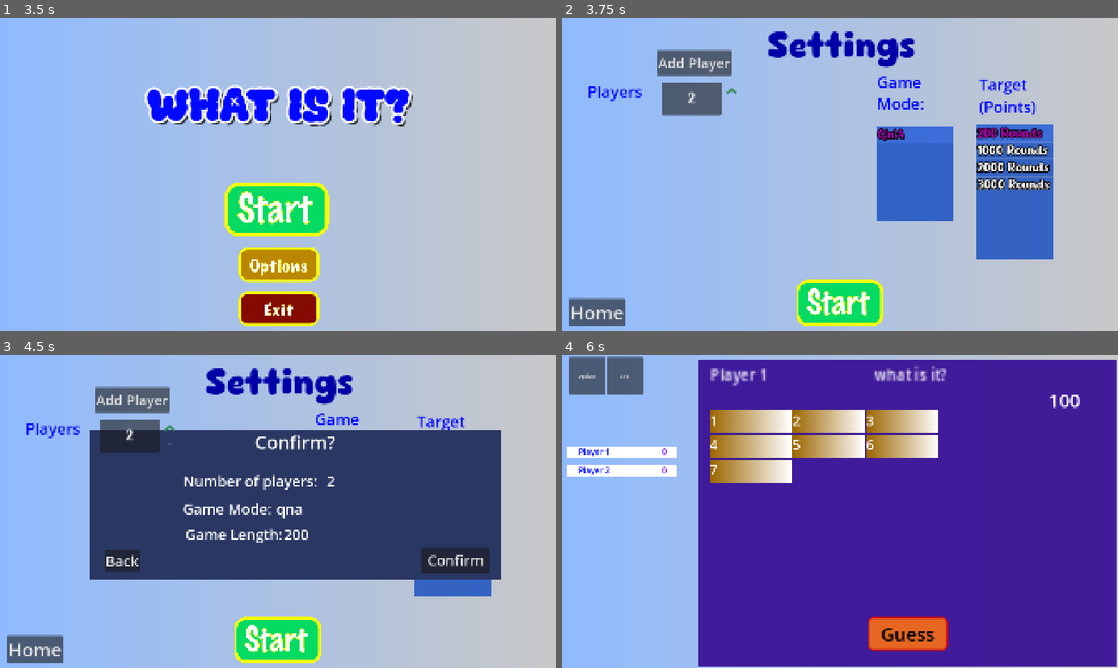
Above: before the commit, frames 1-4 (two rows, left to right).
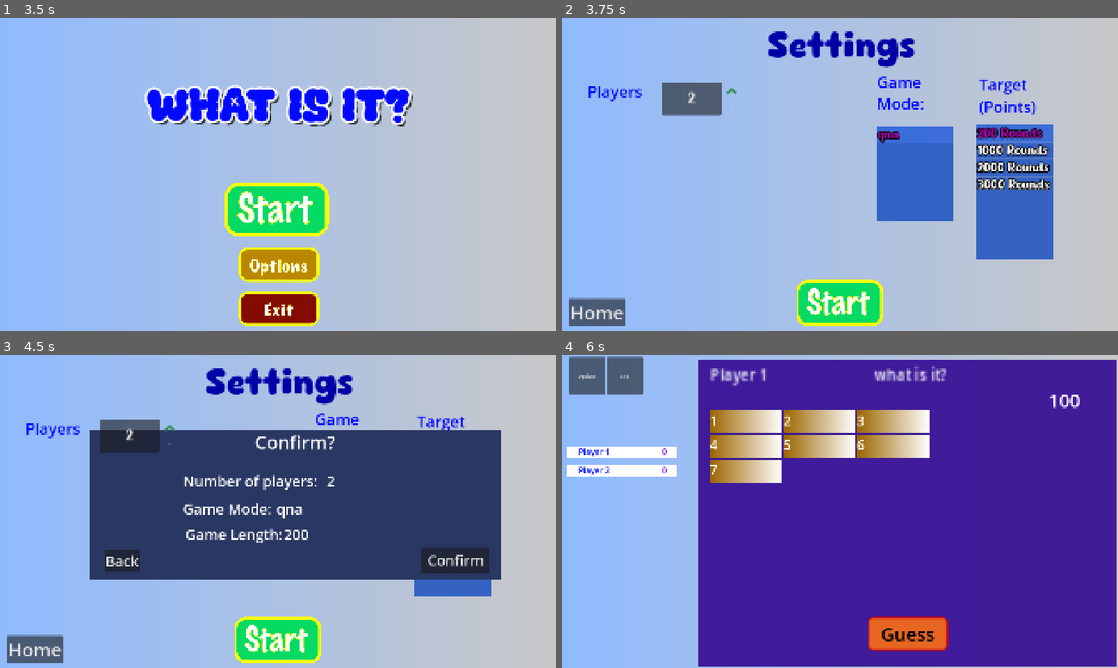
Above: after the commit, the same moments.

Repository: nerraf-dev/nutcase-knockoff
Game: Godot game, scene res://scenes/screens/main.tscn
Two runs of this game, one before a commit and one after it. Both use one fixed random seed, a clock stepped at 60 frames per second and the inputs below.
Inputs (mouse positions are in pixels of both pictures, inside the frame that each line leads up to):
- Up to frame 1 (3.5 s): tap Enter at 0.5, 2 s; move the mouse to (400, 158) at 0.52 s; click (400, 158) at 0.67 s; tap Space at 0.77, 1.25, 1.52, 2.75, 3.02 s; move the mouse to (166, 190) at 1.27 s; click (166, 190) at 1.42 s; move the mouse to (333, 105) at 2.02 s; click (333, 105) at 2.17 s; move the mouse to (250, 237) at 2.77 s; click (250, 237) at 2.92 s
- Up to frame 2 (3.75 s): click (840, 208) at 3.5 s
- Up to frame 3 (4.5 s): click (278, 639) at 4.25 s
- Up to frame 4 (6 s): click (840, 639) at 5 s; click "Confirm" at 5.75 s

Frame 1 is identical in both runs. In frame 2, 1.3% of the frame differs, in the area x 17-62%, y 10-40%; in frame 3, 1.2%; in frame 4, 4.7%, in the area x 37-68%, y 17-41%.

Commit message:
Refactor QnA scene and game board integration; update signal handling and question management for improved gameplay flow

Diff:
--- a/nutcase-knockoff/scenes/components/rounds/qna.gd
+++ b/nutcase-knockoff/scenes/components/rounds/qna.gd
@@ -1,6 +1,6 @@
 extends Control
 
-signal answer_correct(player: Player, points: int)
+signal round_result(player: Player, is_correct: bool, points: int)
 
 const SliderScene = preload("res://scenes/components/Slider.tscn")
 const QuestionLoaderResource = preload("res://scripts/logic/QuestionLoader.gd")
@@ -27,49 +27,53 @@
 func _ready() -> void:
 	print("QnA scene ready")
 	guess_btn.pressed.connect(_on_guess_btn_pressed)
-	# Load questions from JSON
-	all_questions = QuestionLoaderResource.load_questions_from_file("res://data/questions.json")
 
-	#  Get first player
-	var up_next = PlayerManager.get_current_player().name
-	print("First player up: %s" % up_next)
-	print("Welcome players: %s" % str(PlayerManager.players))
-	current_player_label.text = up_next
+	var current_player = PlayerManager.get_current_player()
+	if current_player:
+		current_player_label.text = current_player.name
+	else:
+		push_error("No current player available!")
+		return
 
-	# Get a random question and spawn it
-	spawn_question()
+	# Get first question from GameManager
+	var first_question = GameManager.get_next_question()
+	if first_question:
+		start_new_question(first_question)
+	else:
+		push_error("No questions available!")
 
+func start_new_question(question: Question) -> void:
+	# Clear old sliders
+	for child in grid.get_children():
+		child.queue_free()
 
+	# Set new question
+	current_question = question
+	print("Starting new question: %s" % question.question_text)
+	print("Answer is: %s" % question.answer)
 
-
-func spawn_question() -> void:
-	var random_question = QuestionLoaderResource.get_random_question(all_questions)
-	if random_question:
-		current_question = random_question
-		update_pot_display()
-	else:
-		push_error("No questions loaded!")
-	print("Spawning question: %s" % current_question.question_text)
-	print("Answer is: %s" % current_question.answer)
-	var words = current_question.question_text.split(" ")
-
-	# Calculate pot based on difficulty
-	var difficulty_mult = DIFFICULTY_MULTIPLIERS.get(current_question.difficulty, 1.0)
+	# Recalculate pot and spawn sliders
+	var words = question.question_text.split(" ")
+	var difficulty_mult = DIFFICULTY_MULTIPLIERS.get(question.difficulty, 1.0)
 	current_prize = BASE_POT * difficulty_mult
-	# Reserve minimum pot (e.g., 10% of starting pot)
 	minimum_prize = current_prize * MINIMUM_POT_PERCENT
-	# Divide only the reducible portion among words
 	var reducible_prize = current_prize - minimum_prize
 	prize_per_word = reducible_prize / words.size()
-	print("Difficulty: %s | Starting pot: %d | Minimum guaranteed: %d" % [current_question.difficulty, int(current_prize), int(minimum_prize)])
-	# Spawns a slider for each word in the `words` array, adds it to the grid, and connects its click signal.
-	# Each slider is given a minimum size and is numbered (1-indexed) when set up.
+
+	update_pot_display()
+
+	var current_player = PlayerManager.get_current_player()
+	if current_player:
+		current_player_label.text = current_player.name
+
+	print("Difficulty: %s | Starting pot: %d | Minimum guaranteed: %d" % [question.difficulty, int(current_prize), int(minimum_prize)])
+
 	for i in range(words.size()):
 		var s = SliderScene.instantiate()
-		s.custom_minimum_size = Vector2(250, 80)  # Match the size from the scene
+		s.custom_minimum_size = Vector2(250, 80)
 		grid.columns = 3
 		grid.add_child(s)
-		s.set_word(words[i], i + 1)  # Pass word and number (1-indexed)
+		s.set_word(words[i], i + 1)
 		s.clicked.connect(_on_slider_clicked)
 
 # Handles the event when the slider is clicked.
@@ -77,17 +81,21 @@
 # Ensures the current pot does not go below zero.
 # Updates the pot display and prints the new pot value to the output.
 func _on_slider_clicked():
-	# TODO: Uncomment and reappluy reducing prize if needed
+	# TODO: Uncomment and reapply reducing prize if needed
 	# current_prize -= prize_per_word
 	# if current_prize < minimum_prize:
 	# 	current_prize = minimum_prize
 	# update_pot_display()
-	print("Word revealed! Pot now: %d (min: %d)" % [int(current_prize), int(minimum_prize)])
-	# Next player
+
+	print("Word revealed! Pot now: %d" % int(current_prize))
+
+	# Advance to next player
 	PlayerManager.next_turn()
-	print("Next turn: %s" % PlayerManager.get_current_player().name)
-	# print("First child of player_list: %s" % current_player_label.text)
-	current_player_label.text = PlayerManager.get_current_player().name
+
+	var next_player = PlayerManager.get_current_player()
+	if next_player:
+		print("Next turn: %s" % next_player.name)
+		current_player_label.text = next_player.name
 
 # Update the score on the screen
 func update_pot_display():
@@ -103,18 +111,19 @@
 
 func _on_answer_submitted(answer_text: String) -> void:
 	print("Player submitted answer: %s" % answer_text)
-	# Here you would check the answer and award points if correct
-	if answer_text.strip_edges().to_lower() == current_question.answer.strip_edges().to_lower():
+	var current_player = PlayerManager.get_current_player()
+	if not current_player:
+		print("No current player to award points to.")
+		return
+
+	var is_correct = answer_text.strip_edges().to_lower() == current_question.answer.strip_edges().to_lower()
+
+	if is_correct:
 		print("CORRECT ANSWER!")
-		# Award points to current player
-		var current_player = PlayerManager.get_current_player()
-		if current_player:
-			# PlayerManager.award_points(current_player, int(current_prize))
-			answer_correct.emit(current_player, int(current_prize))
-		else:
-			print("No current player to award points to.")
+		round_result.emit(current_player, true, int(current_prize))
 	else:
 		print("WRONG ANSWER. The correct answer was: %s" % current_question.answer)
+		round_result.emit(current_player, false, int(current_prize))
 
 func _on_answer_cancelled() -> void:
 	print("Player cancelled the answer submission.")
--- a/nutcase-knockoff/scenes/screens/game_board.gd
+++ b/nutcase-knockoff/scenes/screens/game_board.gd
@@ -20,14 +20,12 @@
 	# Add other round types here as needed
 }
 
-
+var qna_instance = null
 
 func _ready() -> void:
-
 	print("Game Board scene ready")
 	_setup_players_hud()
 	_setup_round_area()
-
 
 func  _setup_players_hud() -> void:
 	if players_container.get_child_count() > 0:
@@ -46,34 +44,51 @@
 		return
 	var round_scene = load(round_scene_path)
 	if round_scene:
-		var round_instance = round_scene.instantiate()
-		round_area.add_child(round_instance)
-		round_instance.connect("answer_correct", Callable(self, "_on_answer_correct"))
+		qna_instance = round_scene.instantiate()
+		round_area.add_child(qna_instance)
+		qna_instance.connect("round_result", Callable(self, "_on_round_result"))
 	else:
 		push_error("Failed to load round scene at path: %s" % round_scene_path)
 
-func _on_answer_correct(player: Player, points: int) -> void:
-	print("main: Player %s answered correctly and scored %d points!" % [player.name, points])
-	# Award points via PlayerManager
-	PlayerManager.award_points(player, points)
-	# update player badges
+func _on_round_result(player: Player, is_correct: bool, prize: int) -> void:
+	if is_correct:
+		print("Player %s answered correctly!" % player.name)
+		PlayerManager.award_points(player, prize)
+	else:
+		print("Player %s answered incorrectly!" % player.name)
+		var penalty = int(player.score * 0.5)  # Half their current score
+		PlayerManager.award_points(player, -penalty)  # Negative points
 
-	# Check for a winner
-	var winners = GameManager.game.check_winners()
-	if winners.size() > 0:
-		print("We have a winner!")
-		# For simplicity, take the first winner
-		var winner = winners[0]
-		GameManager.game_ended.emit(winner)
-		round_area.set_process_input(false)  # Disable further input
+	_update_all_badges()
+
+	var winners = GameManager.check_for_winner()
+	if winners.is_empty():
+		print("No winner yet, continuing to next round.")
+		# TODO: Show round summary overlay
+		await get_tree().create_timer(1.0).timeout  # Placeholder delay
+		_start_next_round()
 	else:
-		# Answer is correct but score not meeting target:
-		print("No winner yet, continuing game.")
-		# board needs a reset
+		print("We have a winner: %s!" % winners[0].name)
+		GameManager.game_ended.emit(winners[0])
+		round_area.set_process_input(false)
 
-	# Start end of round!
-	# - Update the player list to reflect new scores.
-	#
+func _update_all_badges() -> void:
+	var badges = players_container.get_children()
+	var current_player = PlayerManager.get_current_player()
+	for i in range(badges.size()):
+		if i < PlayerManager.players.size():
+			var player = PlayerManager.players[i]
+			badges[i].update_score(player.score)
+			badges[i].set_current_player(player == current_player)
+
+func _start_next_round() -> void:
+	var next_question = GameManager.get_next_question()
+	if next_question:
+		PlayerManager.unfreeze_all_players()
+		GameManager.game.current_round += 1
+		qna_instance.start_new_question(next_question)
+	else:
+		print("No more questions available!")
 
 # Signal handlers for buttons
 func _on_options_btn_pressed() -> void:
--- a/nutcase-knockoff/scenes/screens/game_init.gd
+++ b/nutcase-knockoff/scenes/screens/game_init.gd
@@ -32,7 +32,7 @@
 }
 
 # populate game modes and lengths
-const GAME_MODES = ["Q'n'A"]
+const GAME_MODES = ["qna"]
 const GAME_TARGETS = [200, 1000, 2000, 3000]  # winning score thresholds
 
 # Main Functions
--- a/nutcase-knockoff/scenes/screens/game_init.tscn
+++ b/nutcase-knockoff/scenes/screens/game_init.tscn
@@ -84,6 +84,7 @@
 layout_mode = 2
 
 [node name="AddPlayerButton" type="Button" parent="PlayersContainer"]
+visible = false
 layout_mode = 0
 offset_left = 328.0
 offset_top = 112.0
--- a/nutcase-knockoff/scripts/autoload/GameManager.gd
+++ b/nutcase-knockoff/scripts/autoload/GameManager.gd
@@ -21,6 +21,8 @@
 signal game_ended(winner: Player)
 
 var game: Game = null
+var available_questions: Array[Question] = []
+var used_question_ids: Array[String] = []
 
 func _ready() -> void:
     print("GameManager initialized")
@@ -30,25 +32,40 @@
     print("Starting new game with settings: %s" % settings)
     game = Game.new()
     game.id = GameIdGenerator.get_random_id()
+    game.game_type = settings.get("game_type", "qna")
+    game.game_target = settings.get("game_target", 1000)
+    game.current_round = 1
+    game.is_active = true
 
-    game.game_type = settings.get("game_type", "")
-    game.game_target = settings.get("game_target", 1000)
+    # Load players
+    for i in range(settings.get("player_count", 2)):
+        var player_name = "Player %d" % (i + 1)
+        PlayerManager.add_player(player_name)
 
+    # Load questions
+    const QuestionLoaderResource = preload("res://scripts/logic/QuestionLoader.gd")
+    available_questions = QuestionLoaderResource.load_questions_from_file("res://data/questions.json")
+    used_question_ids.clear()
 
-    game.num_players = settings.get("player_count", 2)
-    PlayerManager.players.clear()
-    for i in range(game.num_players):
-        var player_name = "Player %d" % (i + 1)
-        var player = PlayerManager.add_player(player_name)
-        game.player_ids.append(player.id)
+    print("Game started with %d players" % PlayerManager.players.size())
+    game_started.emit()
 
+# Get next unused question
+func get_next_question() -> Question:
+    var unused = available_questions.filter(func(q):
+        return not used_question_ids.has(q.question_text)
+    )
+    if unused.is_empty():
+        print("No more unused questions!")
+        return null
+    var next_q = unused.pick_random()
+    used_question_ids.append(next_q.question_text)
+    return next_q
 
-    # game.total_rounds = settings.get("round_count", 5)
-    game.current_round = 0
-    game.is_active = true
-    # game.rounds = []  # Placeholder for future round types
-
-
-
-    # Initialize game state here
-    game_started.emit()
+# Check for winner by score
+func check_for_winner() -> Array[Player]:
+    var winners: Array[Player] = []
+    for player in PlayerManager.get_active_players():
+        if player.score >= game.game_target:
+            winners.append(player)
+    return winners
--- a/nutcase-knockoff/scripts/classes/Game.gd
+++ b/nutcase-knockoff/scripts/classes/Game.gd
@@ -1,31 +1,16 @@
 class_name Game
 extends Resource
 
-
 # Unique game ID
 var id: String = ""
-# Number of players
-var num_players: int = 0
 # Current round number
 var current_round: int = 0
-# Total rounds in the game
-var total_rounds: int = 0
 # Game mode/type
 var game_type: String = ""
 # Game target score
 var game_target: int = 1000
 # Is the game currently active
 var is_active: bool = false
-# List of round types (e.g., ["QnA", "Puzzle", "Speed"])
-var rounds: Array[String] = []
-
-# --- Game state and player tracking ---
-# Player IDs for all players in this session
-var player_ids: Array[String] = []
-# Player IDs who are currently frozen (cannot act this round)
-var frozen_players: Array[String] = []
-# Player IDs who are eliminated (if applicable)
-var eliminated_players: Array[String] = []
 
 # --- Round/question/result history ---
 # Array of dictionaries: {round: int, question: Question, result: Dictionary}
@@ -34,38 +19,6 @@
 var current_question: Resource = null
 
 # --- Methods ---
-
-# Freeze a player by ID
-func freeze_player(player_id: String) -> void:
-	if not frozen_players.has(player_id):
-		frozen_players.append(player_id)
-
-# Unfreeze all players
-func unfreeze_all_players() -> void:
-	frozen_players.clear()
-
-# Eliminate a player by ID
-func eliminate_player(player_id: String) -> void:
-	if not eliminated_players.has(player_id):
-		eliminated_players.append(player_id)
-		# Also freeze them
-		freeze_player(player_id)
-
-# Check if only one active (not frozen or eliminated) player remains
-func is_last_active_player() -> bool:
-	var active = []
-	for pid in player_ids:
-		if not frozen_players.has(pid) and not eliminated_players.has(pid):
-			active.append(pid)
-	return active.size() == 1
-
-# Get all active (not frozen/eliminated) player IDs
-func get_active_players() -> Array[String]:
-	var active: Array[String] = []
-	for pid in player_ids:
-		if not frozen_players.has(pid) and not eliminated_players.has(pid):
-			active.append(pid)
-	return active
 
 # Record round result
 func record_round_result(round_num: int, question: Resource, result: Dictionary) -> void:
@@ -80,27 +33,4 @@
 	current_round = 0
 	is_active = false
 	round_history.clear()
-	frozen_players.clear()
-	eliminated_players.clear()
 	current_question = null
-
-# Returns an array of winning player IDs (empty if no winner yet, one if a single winner, or multiple in case of a tie)
-func check_winners() -> Array[String]:
-	var winners: Array[String] = []
-	var active_players: Array[String] = get_active_players()
-	print("Active Players: ", active_players)
-	# If only one active player remains, they win
-	if active_players.size() == 1:
-		winners.append(active_players[0])
-		return winners
-
-	# Check for players who reached or exceeded the target score
-	var max_score = -INF
-	for pid in active_players:
-		var player = PlayerManager.get_player_by_id(pid)
-		if player != null:
-			if player.score > max_score:
-				max_score = player.score
-			if player.score >= game_target:
-				winners.append(pid)
-	return winners
